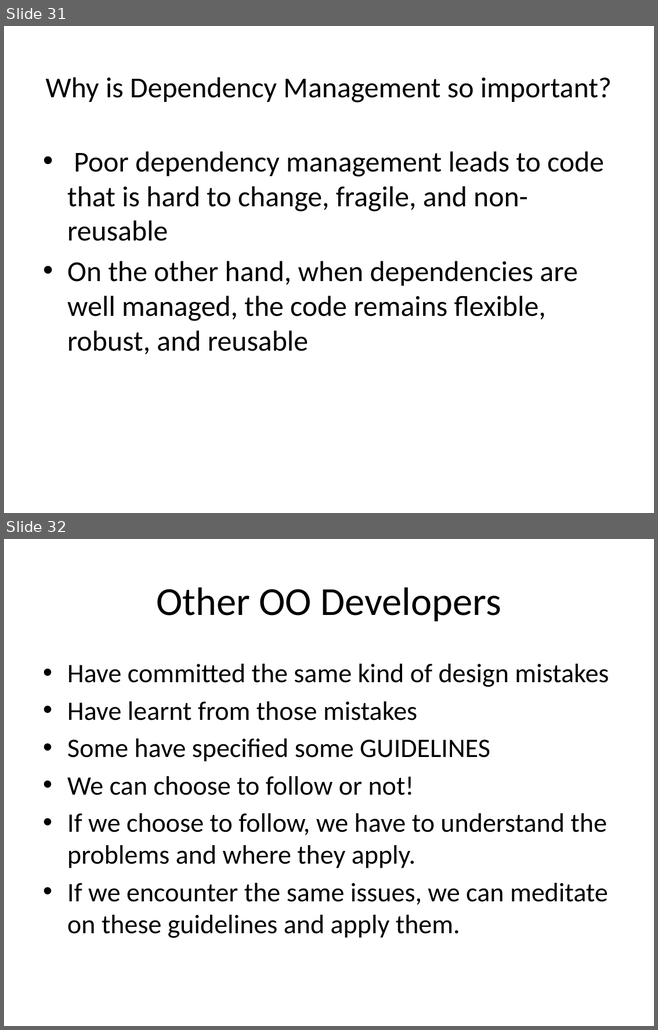
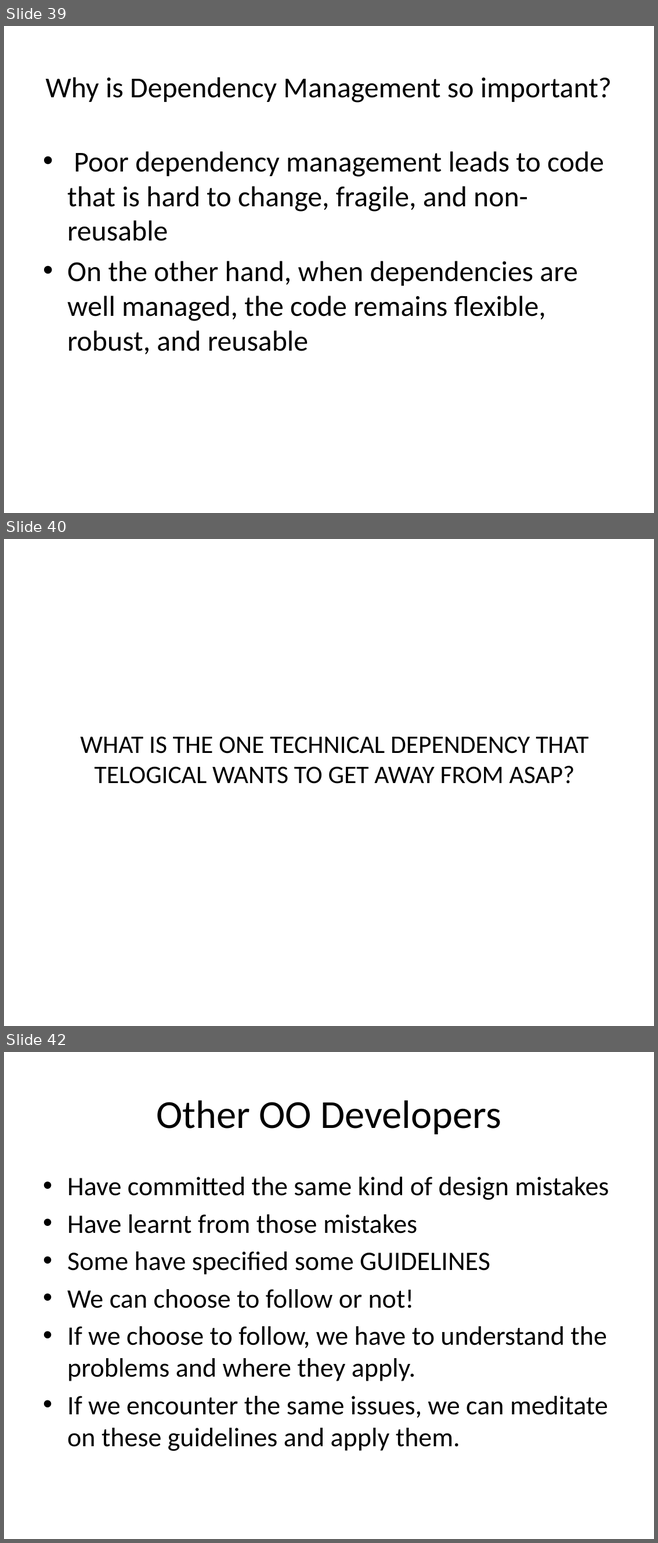
Before and after one commit to sameeri/solid, a slide deck: SOLID Principles of OOD v2.pptx. Shown one above the other, each under a label of ours: slides 31 and 32 before the commit, slides 39, 40 and 42 after it; the slides between them are not shown. The pictures are 658x1030 and 658x1543 pixels, drawn with LibreOffice and Linux fonts; fonts in the diff are those of the drawing. Boxes give left, top, right and bottom in pixels: in the first picture for what was removed or moved away, otherwise in the second. Text is boxed around its words. In the diff, an @@ line names an element or a change of style, - is before the commit and + after.

```diff
--- a/SOLID Principles of OOD v2.pptx
+++ b/SOLID Principles of OOD v2.pptx
@@ slide 40 added at (x1=4, y1=539, x2=654, y2=1026), background #FFFFFF @@
@@ title added at (x1=80, y1=736, x2=588, y2=784), 28 pt, text #000000 @@
+WHAT IS THE ONE TECHNICAL DEPENDENCY THAT TELOGICAL WANTS TO GET AWAY FROM ASAP?
@@ what was slide 31 is now slide 39 @@
@@ what was slide 32 is now slide 42 @@
```
Also in this commit, not shown: 7 slides changed, 9 other slides added.
